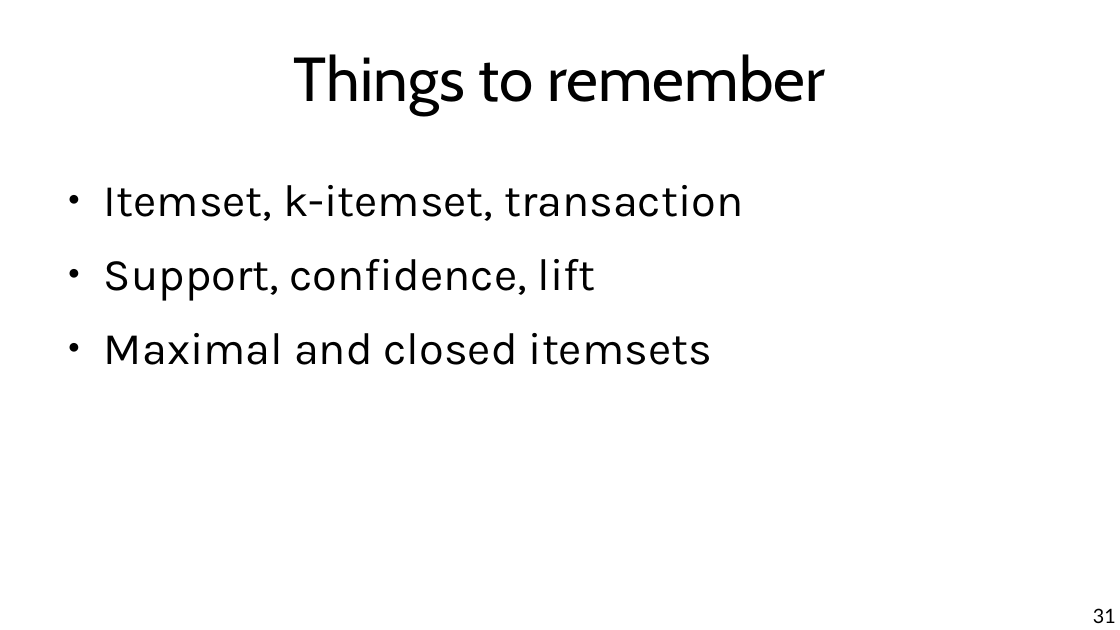
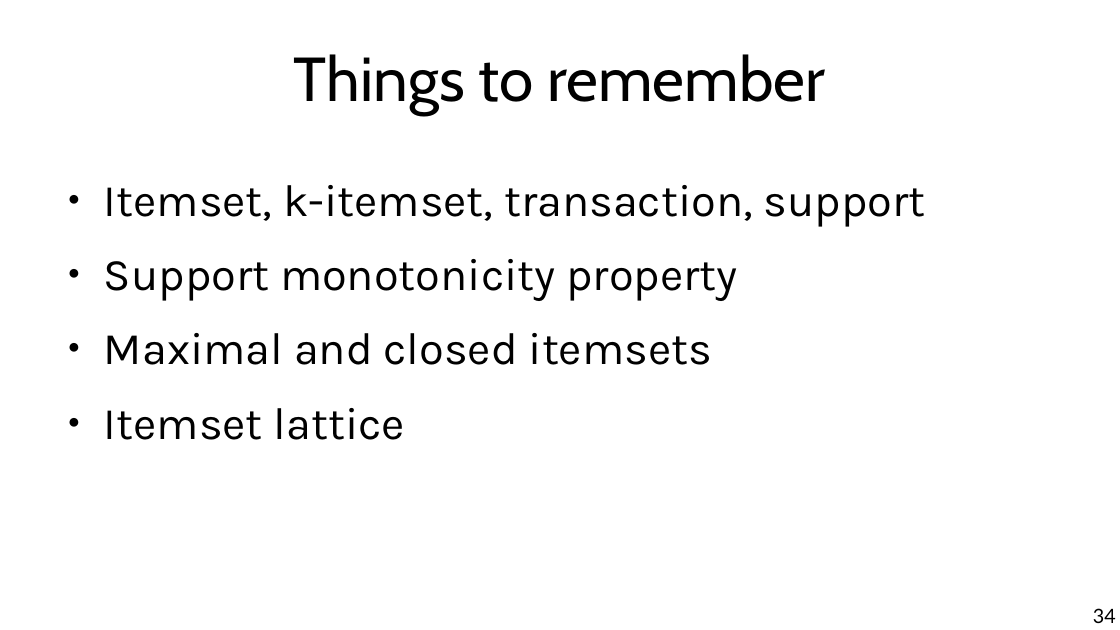
Before and after one commit to marco-calautti/data-mining-course, a slide deck: slide 34 of theory/odp/tt11_itemsets.odp (slide 31 before the commit). Drawn at 1120x630 pixels with LibreOffice and Linux fonts; fonts in the diff are those of the drawing. Boxes give left, top, right and bottom in pixels: in the first picture for what was removed or moved away, otherwise in the second. Text is boxed around its words. In the diff, an @@ line names an element or a change of style, - is before the commit and + after.

```diff
--- a/theory/odp/tt11_itemsets.odp
+++ b/theory/odp/tt11_itemsets.odp
@@ text at box(104, 185, 926, 301): text changed @@
-● Itemset, k-itemset, transaction
-● Support, confidence, lift
+● Itemset, k-itemset, transaction, support
+● Support monotonicity property
@@ text at box(104, 408, 405, 440): paragraph added @@
+● Itemset lattice
@@ page number at box(1093, 608, 1116, 623): text changed @@
-31
+34
```
Also in this commit, not shown: 17 other slides changed, 3 slides added, 2 other files.
